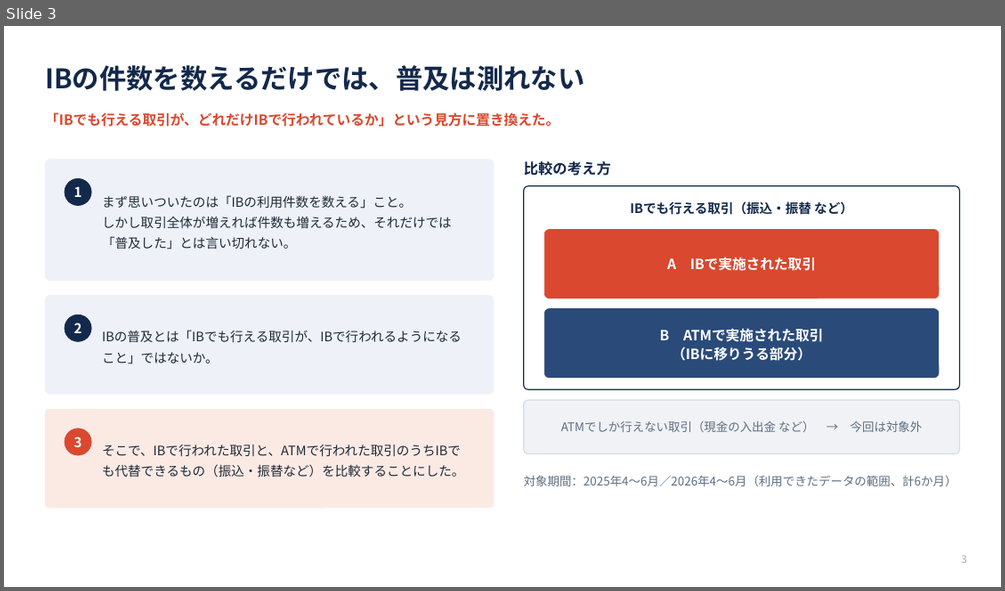
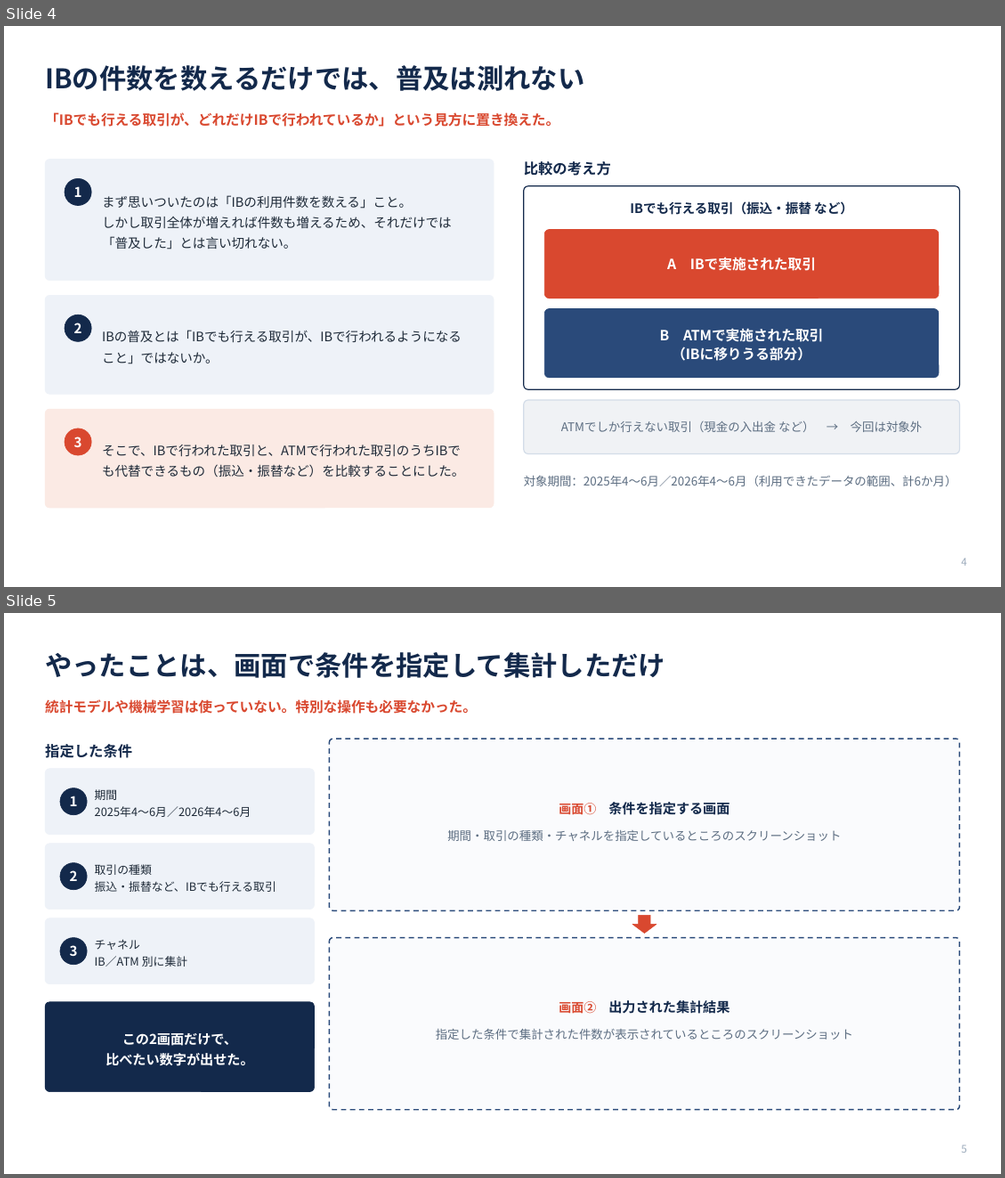
Before and after one commit to takumi66666/my-website, a slide deck: internship-presentation/DYNATREK_IB普及分析_成果発表.pptx. Shown one above the other, each under a label of ours: slide 3 before the commit, slides 4 and 5 after it. The pictures are 1005x591 and 1005x1178 pixels, drawn with LibreOffice and Linux fonts; fonts in the diff are those of the drawing. Boxes give left, top, right and bottom in pixels: in the first picture for what was removed or moved away, otherwise in the second. Text is boxed around its words. In the diff, an @@ line names an element or a change of style, - is before the commit and + after.

```diff
--- a/internship-presentation/DYNATREK_IB普及分析_成果発表.pptx
+++ b/internship-presentation/DYNATREK_IB普及分析_成果発表.pptx
@@ slide 5 added at [4, 613, 1001, 1174], background #FFFFFF @@
@@ text added at [45, 652, 665, 678], 26 pt, text #13294B, bold @@
+やったことは、画面で条件を指定して集計しただけ
@@ text added at [45, 699, 477, 714], 13.5 pt, text #D9482F, bold @@
+統計モデルや機械学習は使っていない。特別な操作も必要なかった。
@@ text added at [45, 744, 132, 758], 14 pt, text #13294B, bold @@
+指定した条件
@@ rounded rectangle added at [329, 738, 960, 910], fill #FAFBFD, outline #2A4A7A 1.25 pt dashed @@
@@ rounded rectangle added at [45, 769, 315, 835], fill #EEF2F8, outline #EEF2F8 0.5 pt @@
@@ ellipse added at [60, 788, 87, 815], fill #13294B, outline #13294B 0.5 pt @@
@@ text added at [70, 795, 78, 806], 13 pt, text #FFFFFF, bold @@
+1
@@ text added at [95, 789, 251, 817], 11 pt, text #1E2A38 @@
+期間
+2025年4〜6月／2026年4〜6月
@@ text added at [558, 802, 729, 815], 13 pt, text #13294B, bold @@
+画面① 条件を指定する画面
@@ rounded rectangle added at [45, 844, 315, 909], fill #EEF2F8, outline #EEF2F8 0.5 pt @@
@@ text added at [447, 830, 841, 841], 11.5 pt, text #5D6E82 @@
+期間・取引の種類・チャネルを指定しているところのスクリーンショット
@@ ellipse added at [60, 863, 87, 890], fill #13294B, outline #13294B 0.5 pt @@
@@ text added at [70, 870, 78, 881], 13 pt, text #FFFFFF, bold @@
+2
@@ text added at [95, 864, 276, 892], 11 pt, text #1E2A38 @@
+取引の種類
+振込・振替など、IBでも行える取引
@@ rounded rectangle added at [45, 918, 315, 984], fill #EEF2F8, outline #EEF2F8 0.5 pt @@
@@ down arrow added at [632, 915, 656, 933], fill #D9482F, outline #D9482F 0.5 pt @@
@@ ellipse added at [60, 938, 87, 965], fill #13294B, outline #13294B 0.5 pt @@
@@ text added at [70, 945, 78, 956], 13 pt, text #FFFFFF, bold @@
+3
@@ text added at [95, 939, 187, 966], 11 pt, text #1E2A38 @@
+チャネル
+IB／ATM 別に集計
@@ rounded rectangle added at [329, 938, 960, 1110], fill #FAFBFD, outline #2A4A7A 1.25 pt dashed @@
@@ rounded rectangle added at [45, 1002, 315, 1092], fill #13294B, outline #13294B 0.5 pt @@
@@ text added at [558, 1000, 729, 1013], 13 pt, text #13294B, bold @@
+画面② 出力された集計結果
@@ text added at [105, 1033, 253, 1066], 13 pt, text #FFFFFF, bold @@
+この2画面だけで、
+比べたい数字が出せた。
@@ text added at [436, 1029, 853, 1039], 11.5 pt, text #5D6E82 @@
+指定した条件で集計された件数が表示されているところのスクリーンショット
@@ text added at [961, 1144, 966, 1152], 10 pt, text #9AA9BA @@
+5
@@ what was slide 3 is now slide 4 @@
@@ slide 4 changed as well @@
@@ text at [961, 557, 966, 565]: text changed @@
-3
+4
```
Also in this commit, not shown: 4 other slides changed, 2 other slides added, 1 slide removed, 2 other files.
